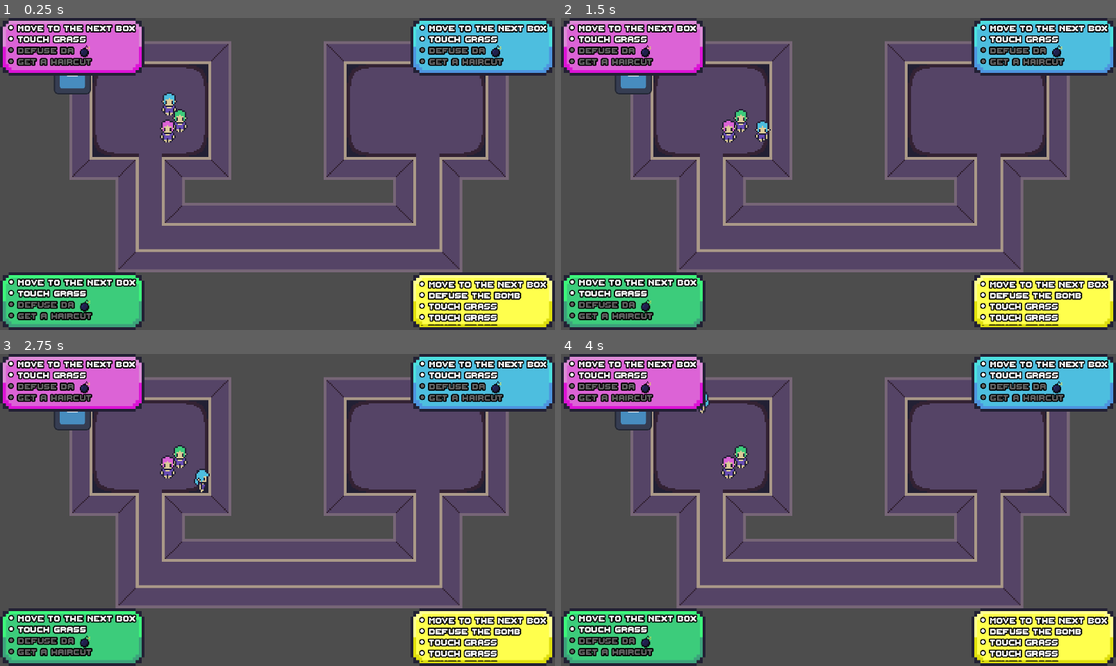
Above: before the commit, frames 1-4 (two rows, left to right).
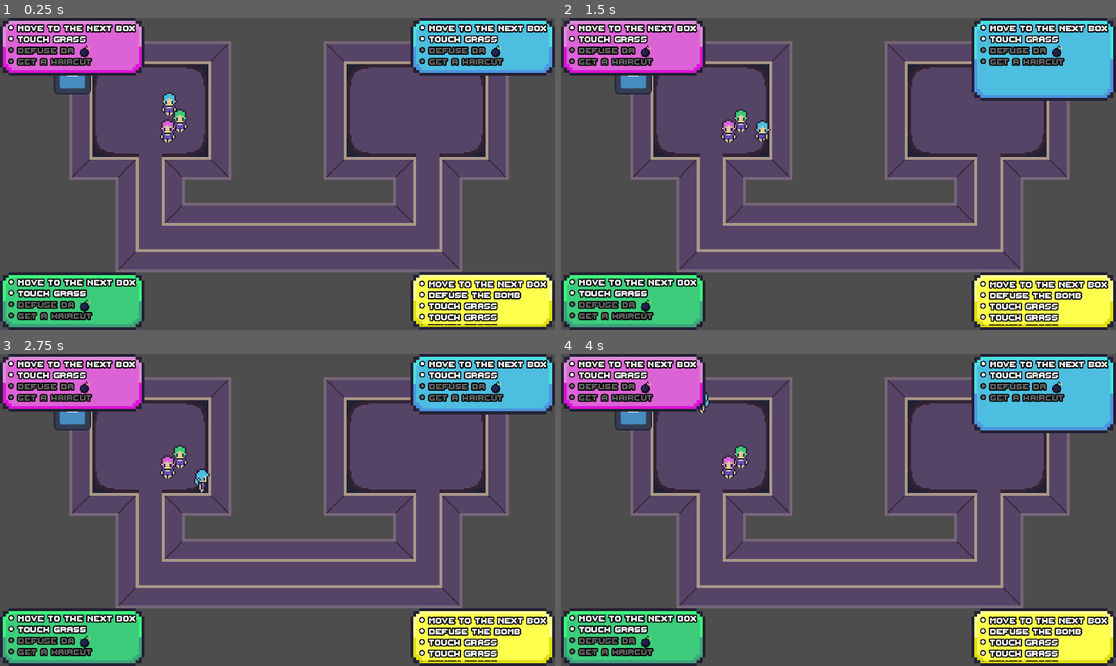
Above: after the commit, the same moments.

Repository: Nebulea-dev/Task-tastrophe
Game: Godot game, scene res://Level1.tscn
Same seed, same stepped clock (60 frames per second), same inputs: the game is played once before the commit and once after it. The engine's default icon, where the game draws it, is replaced by a stand-in: a white triangle on a blue panel in a dark square.
Inputs:
- Up to frame 1 (0.25 s): no input
- Up to frame 2 (1.5 s): hold D (player1_right) 0.53-1.28 s; tap F (player1_mission) at 0.6 s; tap Keypad 2 (player2_mission) at 0.8, 1.35 s; hold S (player1_down) from 1.28 s (still down)
- Up to frame 3 (2.75 s): tap F (player1_mission) at 1.55 s; release S (player1_down) at 2.03 s; hold D (player1_right) from 2.03 s (still down); tap Q (player1_kick) at 2.1 s; tap Keypad 2 (player2_mission) at 2.3 s
- Up to frame 4 (4 s): release D (player1_right) at 2.78 s; hold W (player1_up) 2.78-3.53 s; tap F (player1_mission) at 2.85 s; hold A (player1_left) from 3.53 s (still down); tap E (player1_ping) at 3.6 s; tap Keypad 2 (player2_mission) at 3.8 s

The runs differ from the first frame. In frame 1, 1.0% of the frame differs, in the area x 74-100%, y 81-100%; in frame 2, 2.6%, in the area x 73-100%, y 9-27%; in frame 3, 0.6%; in frame 4, 2.3%.

Commit message:
feat: add animation to mission tab

Diff:
--- a/UI.gd
+++ b/UI.gd
@@ -14,11 +14,6 @@
 	Signals.update_player_mission.connect(_on_update_player_mission)
 	Signals.close_player_mission_tab.connect(close_player_mission_tab)
 	Signals.expand_player_mission_tab.connect(expand_player_mission_tab)
-
-	expand_player_mission_tab(0)
-	expand_player_mission_tab(1)
-	expand_player_mission_tab(2)
-	expand_player_mission_tab(3)
 
 	close_player_mission_tab(0)
 	close_player_mission_tab(1)
@@ -77,9 +72,18 @@
 		_:
 			print("_on_update_player_mission recieved an unexpected player number : ", player)
 
-	player_missions_tab.size = Vector2(50, 20)
-	player_missions_tab.position = Vector2(0, 0)
-	player_missions_text.size = Vector2(448, 167)
+
+	var tween_tab_size = create_tween()
+	var tween_tab_position = create_tween()
+	var tween_text_size = create_tween()
+
+	tween_tab_size.tween_property(player_missions_tab, "size:y", 20, 0.4)
+	tween_tab_position.tween_property(player_missions_tab, "position:y", 0, 0.4)
+	tween_text_size.tween_property(player_missions_text, "size:y", 167, 0.4)
+
+	#player_missions_tab.size = Vector2(50, 20)
+	#player_missions_tab.position = Vector2(0, 0)
+	#player_missions_text.size = Vector2(448, 167)
 
 func expand_player_mission_tab(player: int):
 	var player_missions_text: Node
@@ -108,9 +112,19 @@
 		_:
 			print("_on_update_player_mission recieved an unexpected player number : ", player)
 
-	player_missions_tab.size = Vector2(50, 70)
+	var tween_tab_size = create_tween()
+	var tween_tab_position = create_tween()
+	var tween_text_size = create_tween()
+
+	tween_tab_size.tween_property(player_missions_tab, "size:y", 70, 0.4)
+	#player_missions_tab.size = Vector2(50, 70)
+
 	if player == 2 or player == 3:
-		player_missions_tab.position = Vector2(0, -500)
+		tween_tab_position.tween_property(player_missions_tab, "position:y", -500, 0.4)
+		#player_missions_tab.position = Vector2(0, -500)
 	else:
-		player_missions_tab.position = Vector2(0, 0)
-	player_missions_text.size = Vector2(448, 680)
+		tween_tab_position.tween_property(player_missions_tab, "position:y", 0, 0.4)
+		#player_missions_tab.position = Vector2(0, 0)
+
+	tween_text_size.tween_property(player_missions_text, "size:y", 680, 0.4)
+	#player_missions_text.size = Vector2(448, 680)
